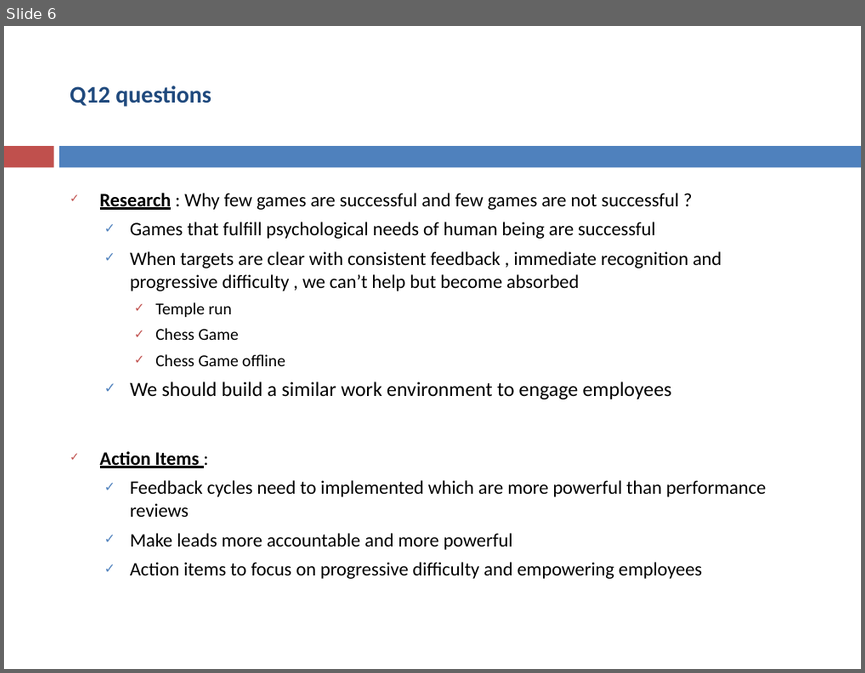
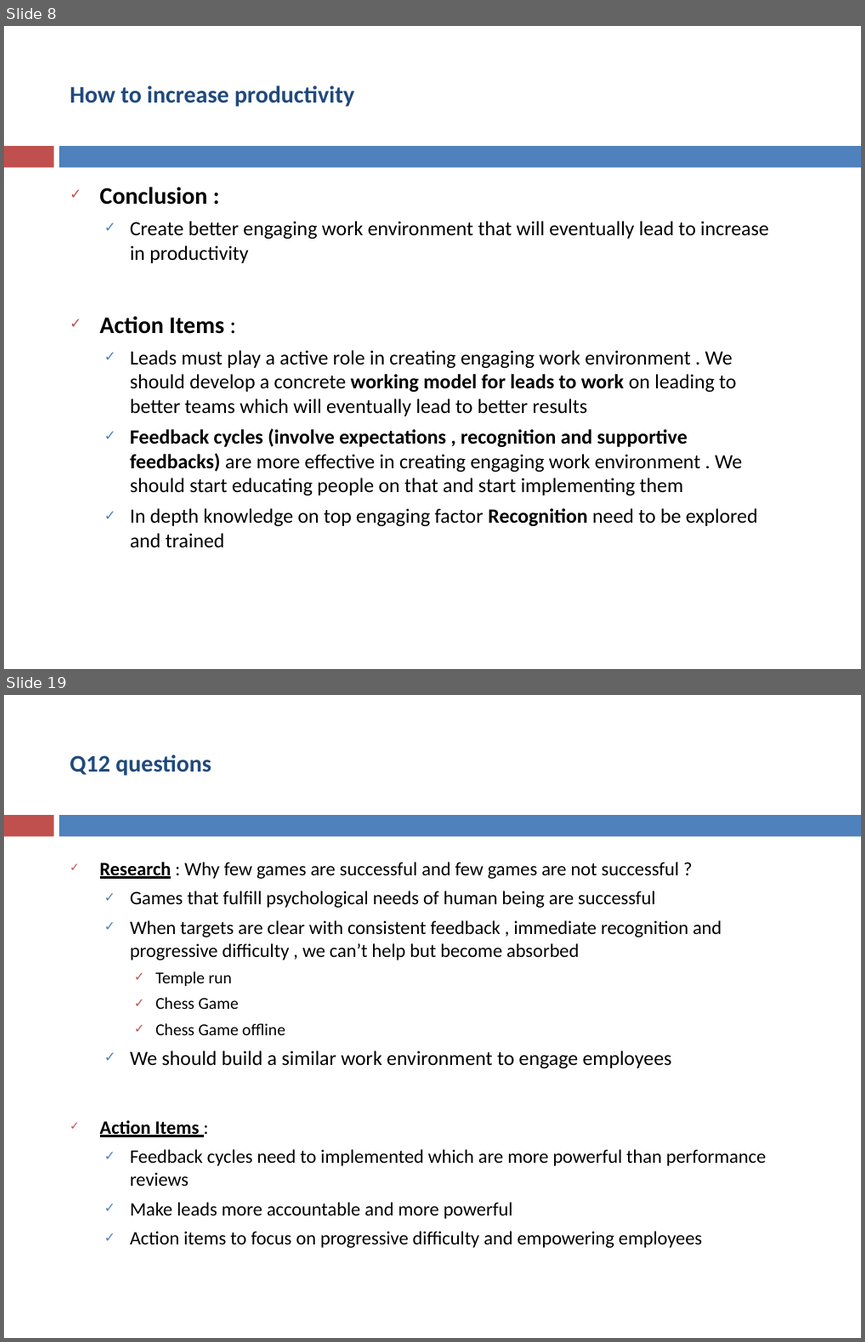
Before and after one commit to asakala/notes, a slide deck: Prokarma/Magnetic Work Environment.pptx. Shown one above the other, each under a label of ours: slide 6 before the commit, slides 8 and 19 after it; the slides between them are not shown. The pictures are 865x673 and 865x1342 pixels, drawn with LibreOffice and Linux fonts; fonts in the diff are those of the drawing. Boxes give left, top, right and bottom in pixels: in the first picture for what was removed or moved away, otherwise in the second. Text is boxed around its words. In the diff, an @@ line names an element or a change of style, - is before the commit and + after.

```diff
--- a/Prokarma/Magnetic Work Environment.pptx
+++ b/Prokarma/Magnetic Work Environment.pptx
@@ slide 8 added at <box>4,26,861,669</box>, background #FFFFFF; not listed: 2 template elements that a slide beside it also shows @@
@@ title added at <box>69,86,354,107</box>, 20 pt, text #1F497D, bold @@
+How to increase productivity
@@ text added at <box>100,187,768,547</box>, 17 pt, text #000000 @@
+✓ Conclusion :
+  ✓ Create better engaging work environment that will eventually lead to increase in productivity
+✓ Action Items :
+  ✓ Leads must play a active role in creating engaging work environment . We should develop a concrete working model for leads to work on leading to better teams which will eventually lead to better results
+  ✓ Feedback cycles (involve expectations , recognition and supportive feedbacks) are more effective in creating engaging work environment . We should start educating people on that and start implementing them
+  ✓ In depth knowledge on top engaging factor Recognition need to be explored and trained
@@ what was slide 6 is now slide 19 @@
```
Also in this commit, not shown: 7 slides changed, 12 other slides added, 3 other files.
